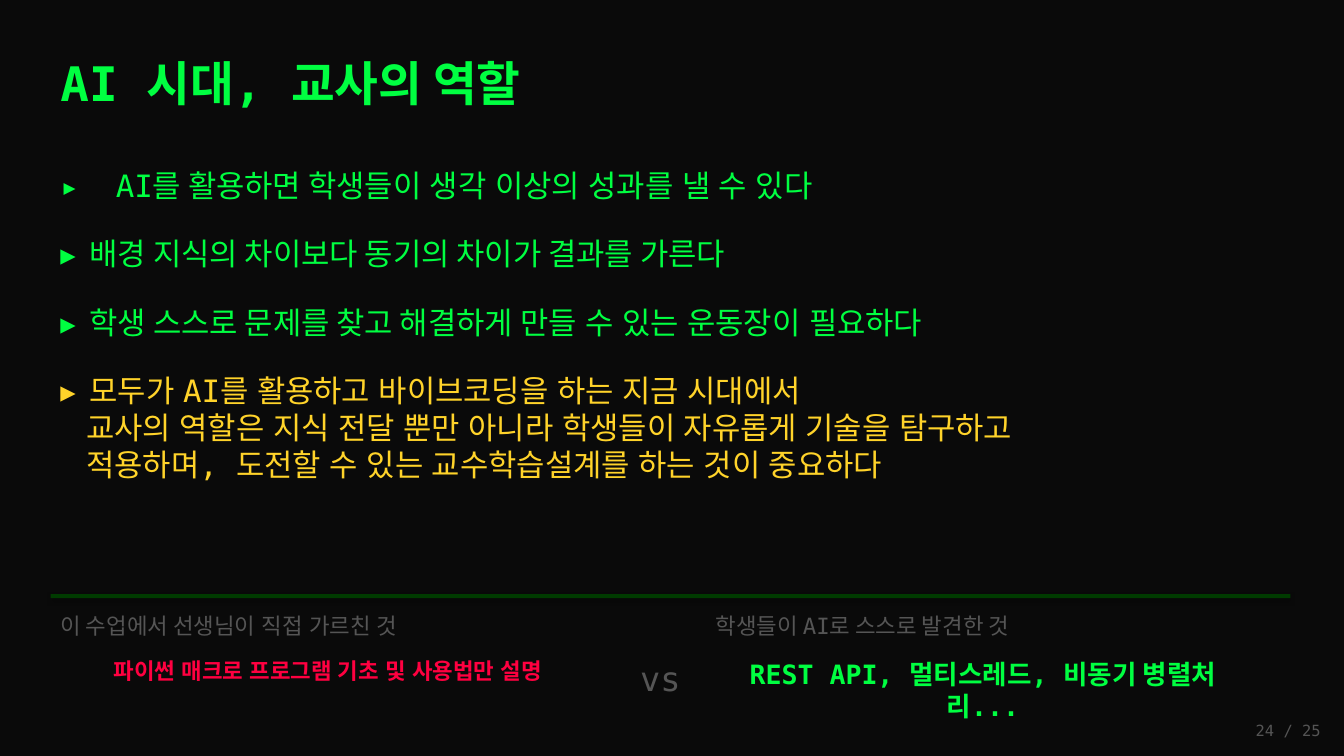
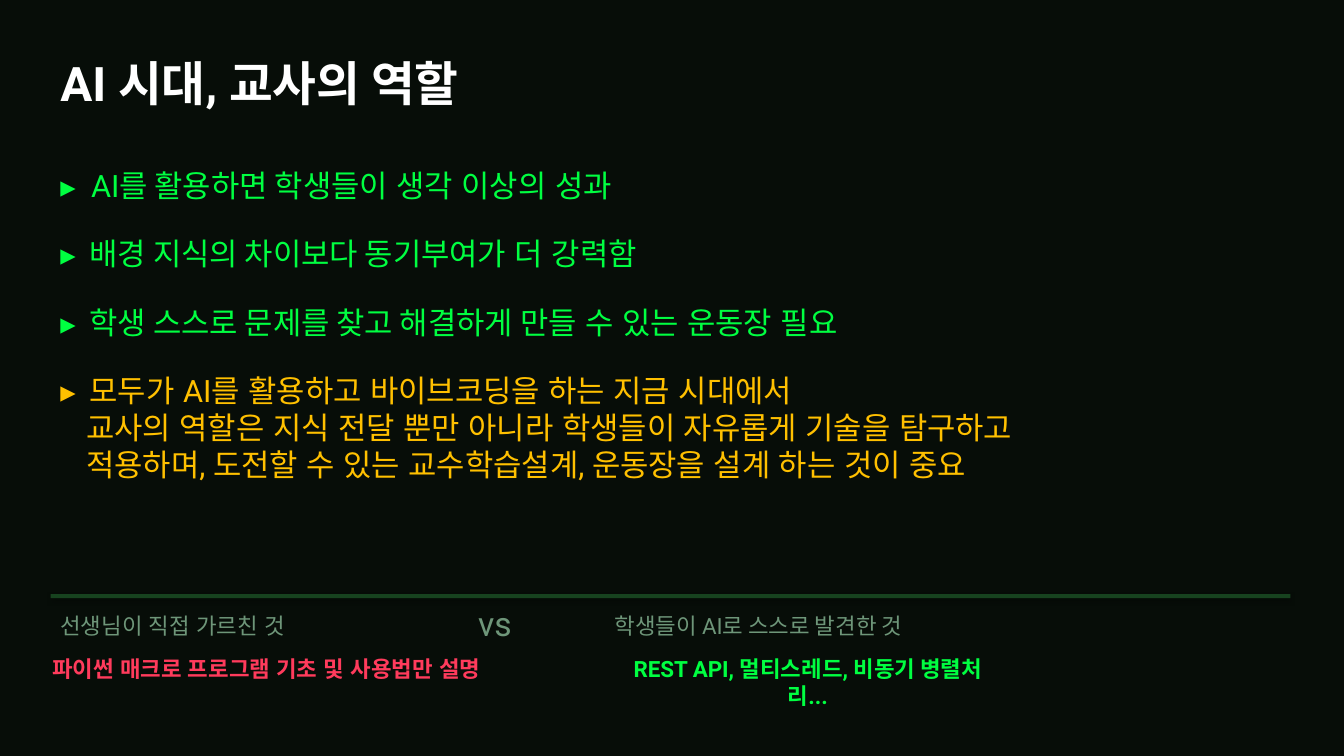
Before and after one commit to shk-cell/Macro_Classroom, a slide deck: slide 31 of AI기반 바이브코딩 시대의 교사역할과 교수학습설계.pptx. Drawn at 1344x756 pixels with LibreOffice and Linux fonts; fonts in the diff are those of the drawing. Boxes give left, top, right and bottom in pixels: in the first picture for what was removed or moved away, otherwise in the second. Text is boxed around its words. In the diff, an @@ line names an element or a change of style, - is before the commit and + after.

```diff
--- a/AI기반 바이브코딩 시대의 교사역할과 교수학습설계.pptx
+++ b/AI기반 바이브코딩 시대의 교사역할과 교수학습설계.pptx
@@ background #0A0A0A to #070D08 @@
@@ text "AI 시대, 교사의 역할" at [60, 61, 459, 110]: font DejaVu Sans Mono to Roboto, text colour #00FF41 to #FFFFFF @@
@@ text at [155, 171, 612, 200]: text changed; font DejaVu Sans Mono to Roboto @@
-▸ AI를 활용하면 학생들이 생각 이상의 성과를 낼 수 있다
+▸ AI를 활용하면 학생들이 생각 이상의 성과
@@ text at [90, 239, 637, 268]: text changed; font DejaVu Sans Mono to Roboto @@
-▸ 배경 지식의 차이보다 동기의 차이가 결과를 가른다
+▸ 배경 지식의 차이보다 동기부여가 더 강력함
@@ text at [90, 308, 838, 337]: text changed; font DejaVu Sans Mono to Roboto @@
-▸ 학생 스스로 문제를 찾고 해결하게 만들 수 있는 운동장이 필요하다
+▸ 학생 스스로 문제를 찾고 해결하게 만들 수 있는 운동장 필요
@@ text at [86, 376, 1012, 442]: font DejaVu Sans Mono to Roboto, text colour #FFD32A to #FFC000 in "▸ 모두가 AI를 활용하고 바이브코딩을 하는 지금 ...", "교사의 역할은 지식 전달 뿐만 아니라 학생들이 ..." @@
@@ text at [86, 450, 966, 480]: text changed; font DejaVu Sans Mono to Roboto; text colour #FFD32A to #FFC000 @@
-적용하며, 도전할 수 있는 교수학습설계를 하는 것이 중요하다
+적용하며, 도전할 수 있는 교수학습설계, 운동장을 설계 하는 것이 중요
@@ rectangle at [50, 594, 1291, 598]: fill #003B00 to #17431F @@
@@ text "vs" at [478, 618, 512, 637]: font DejaVu Sans Mono to Roboto, text colour #555555 to #6E9679 @@
@@ text "vs": place and size @@
-text "vs" at [640, 672, 680, 691]
+text "vs" at [478, 618, 512, 637]
@@ text at [60, 615, 285, 636]: text changed; font DejaVu Sans Mono to Roboto; text colour #555555 to #6E9679 @@
-이 수업에서 선생님이 직접 가르친 것
+선생님이 직접 가르친 것
@@ text "학생들이 AI로 스스로 발견한 것": place and size @@
-text "학생들이 AI로 스스로 발견한 것" at [716, 615, 1010, 636]
+text "학생들이 AI로 스스로 발견한 것" at [615, 615, 903, 636]
@@ text "학생들이 AI로 스스로 발견한 것" at [615, 615, 903, 636]: font DejaVu Sans Mono to Roboto, text colour #555555 to #6E9679 @@
@@ text "파이썬 매크로 프로그램 기초 및 ...": place and size @@
-text "파이썬 매크로 프로그램 기초 및 ..." at [114, 660, 542, 681]
+text "파이썬 매크로 프로그램 기초 및 ..." at [52, 658, 480, 679]
@@ text "파이썬 매크로 프로그램 기초 및 ..." at [52, 658, 480, 679]: font DejaVu Sans Mono to Roboto, text colour #FF0040 to #FF3B5C @@
@@ text "REST API, 멀티스레드, 비동기 병렬처리...": place and size @@
-text "REST API, 멀티스레드, 비동기 병렬처리..." at [750, 661, 1216, 719]
+text "REST API, 멀티스레드, 비동기 병렬처리..." at [634, 658, 982, 681]
@@ text "REST API, 멀티스레드, 비동기 병렬처리..." at [634, 658, 982, 681]: size 19 to 16 pt, font DejaVu Sans Mono to Roboto @@
@@ text removed at [1256, 725, 1321, 736] @@
-24 / 25
```
Also in this commit, not shown: 29 other slides changed, 2 slides added, 2 slides removed.
